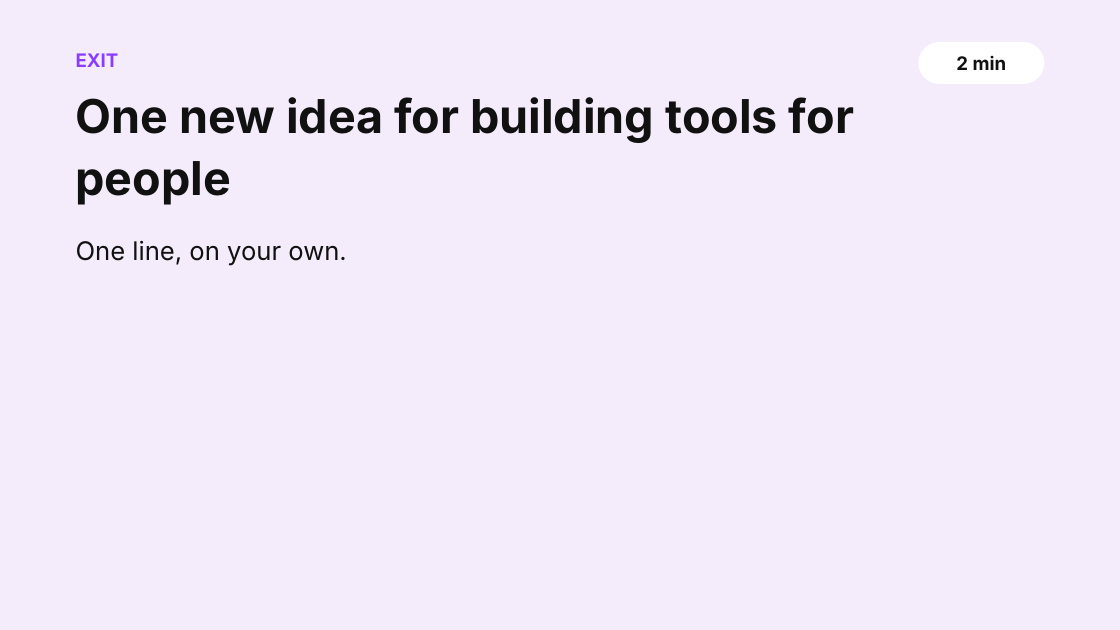
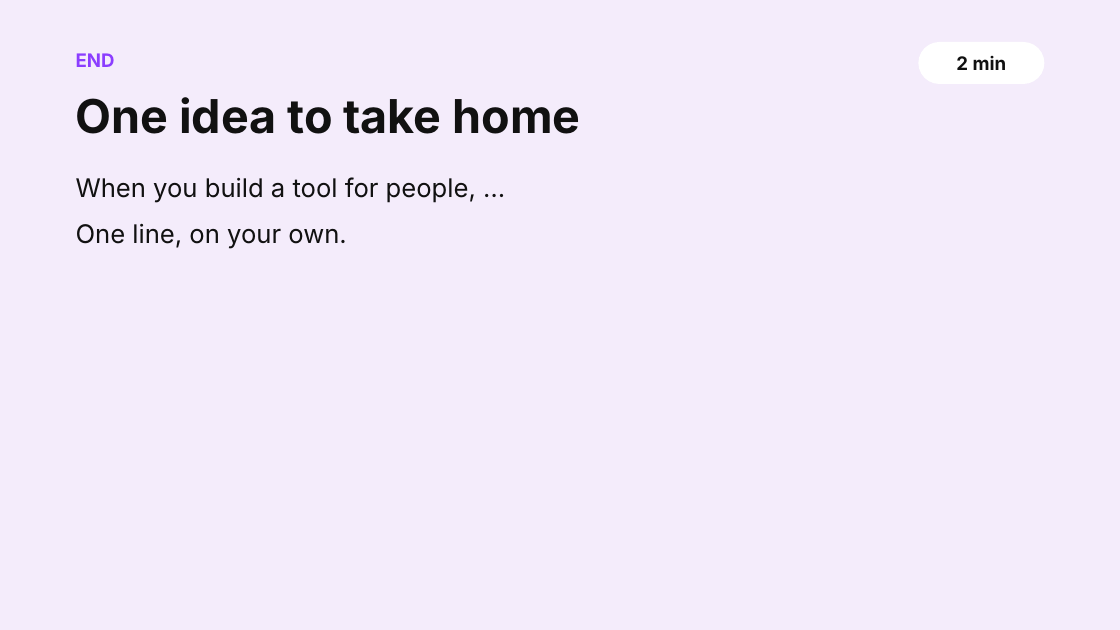
Before and after one commit to shubham3-ucb/cs294-pl, a slide deck: slide 22 of slides/thursday_app.pptx. Drawn at 1120x630 pixels with LibreOffice and Linux fonts; fonts in the diff are those of the drawing. Boxes give left, top, right and bottom in pixels: in the first picture for what was removed or moved away, otherwise in the second. Text is boxed around its words. In the diff, an @@ line names an element or a change of style, - is before the commit and + after.

```diff
--- a/slides/thursday_app.pptx
+++ b/slides/thursday_app.pptx
@@ text at [76, 53, 115, 67]: text changed @@
-EXIT
+END
@@ text at [76, 97, 581, 134]: text changed @@
-One new idea for building tools for people
+One idea to take home
@@ text at [76, 177, 476, 203]: paragraph added @@
+When you build a tool for people, …
@@ text "When you build a tool ...": place and size @@
-text "When you build a tool ..." at [76, 240, 346, 266]
+text "When you build a tool ..." at [76, 177, 476, 249]
@@ text at [76, 223, 346, 249]: more space between paragraphs @@
```
Also in this commit, not shown: 15 other slides changed, 5 slides added, 5 slides removed, 15 other files.
